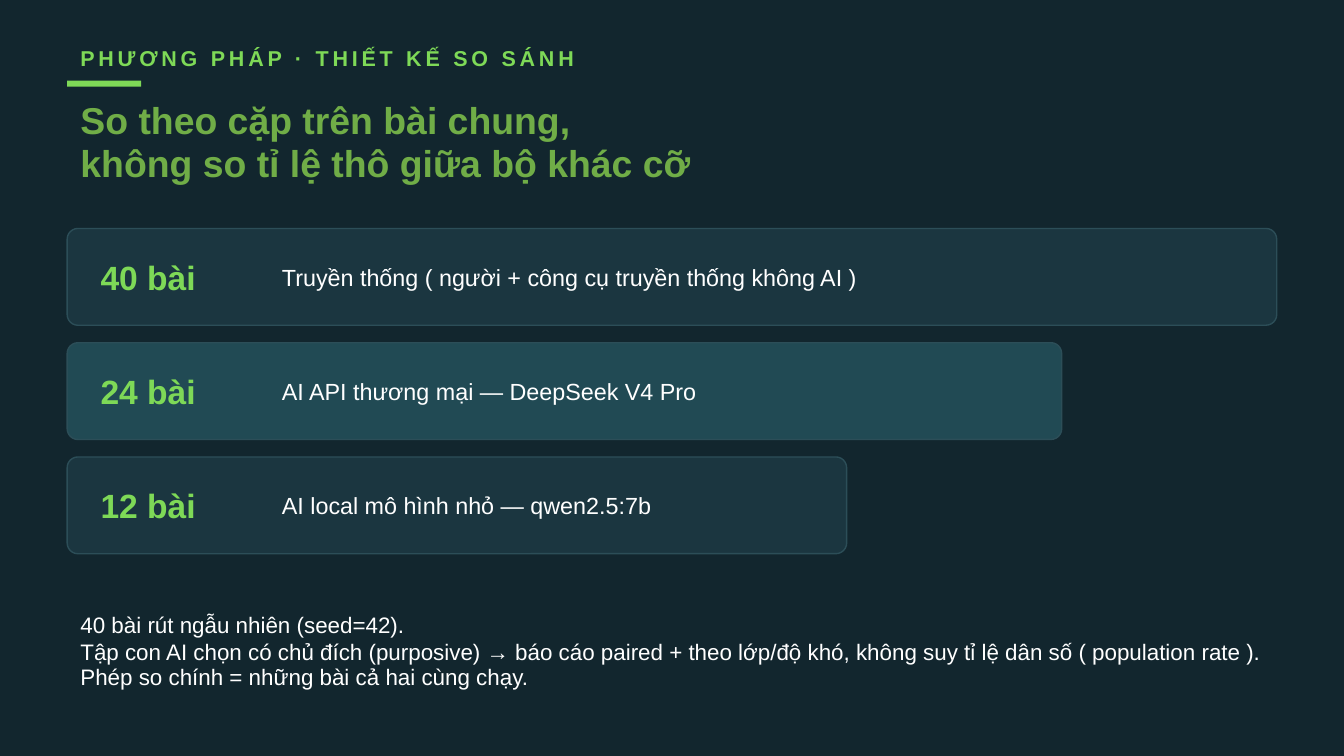
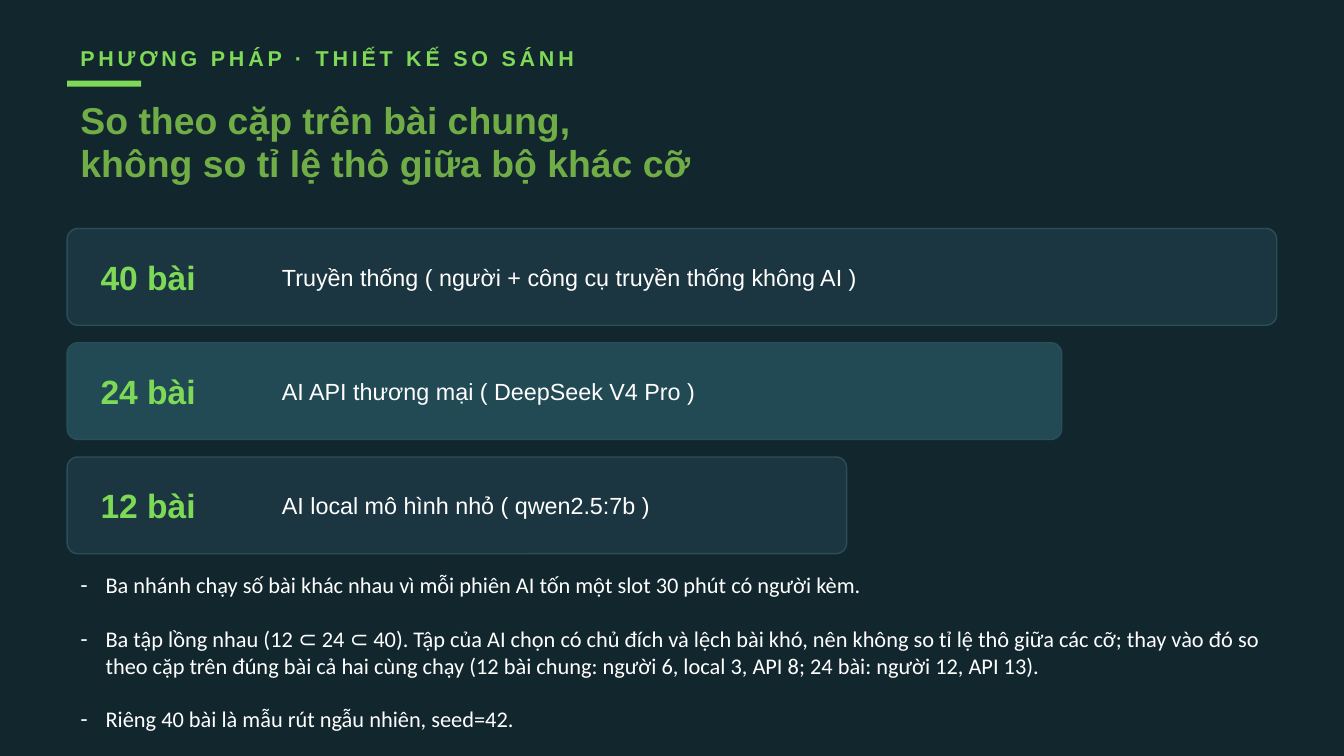
Before and after one commit to VuNguyenBinh/KLTN-FA26, a slide deck: slide 5 of Slide/KTLN_slide.pptx. Drawn at 1344x756 pixels with LibreOffice and Linux fonts; fonts in the diff are those of the drawing. Boxes give left, top, right and bottom in pixels: in the first picture for what was removed or moved away, otherwise in the second. Text is boxed around its words. In the diff, an @@ line names an element or a change of style, - is before the commit and + after.

```diff
--- a/Slide/KTLN_slide.pptx
+++ b/Slide/KTLN_slide.pptx
@@ text at <box>282,383,680,405</box>: text changed @@
-AI API thương mại — DeepSeek V4 Pro
+AI API thương mại ( DeepSeek V4 Pro )
@@ text at <box>282,496,636,519</box>: text changed @@
-AI local mô hình nhỏ — qwen2.5:7b
+AI local mô hình nhỏ ( qwen2.5:7b )
@@ text at <box>106,575,1259,731</box>: text changed; font Arial to Calibri @@
-40 bài rút ngẫu nhiên (seed=42).
-Tập con AI chọn có chủ đích (purposive) → báo cáo paired + theo lớp/độ khó, không suy tỉ lệ dân số ( population rate ).
-Phép so chính = những bài cả hai cùng chạy.
+– Ba nhánh chạy số bài khác nhau vì mỗi phiên AI tốn một slot 30 phút có người kèm.
+– Ba tập lồng nhau (12 ⊂ 24 ⊂ 40). Tập của AI chọn có chủ đích và lệch bài khó, nên không so tỉ lệ thô giữa các cỡ; thay vào đó so theo cặp trên đúng bài cả hai cùng chạy (12 bài chung: người 6, local 3, API 8; 24 bài: người 12, API 13).
+– Riêng 40 bài là mẫu rút ngẫu nhiên, seed=42.
```
Also in this commit, not shown: 15 other slides changed, 1 slide added.
